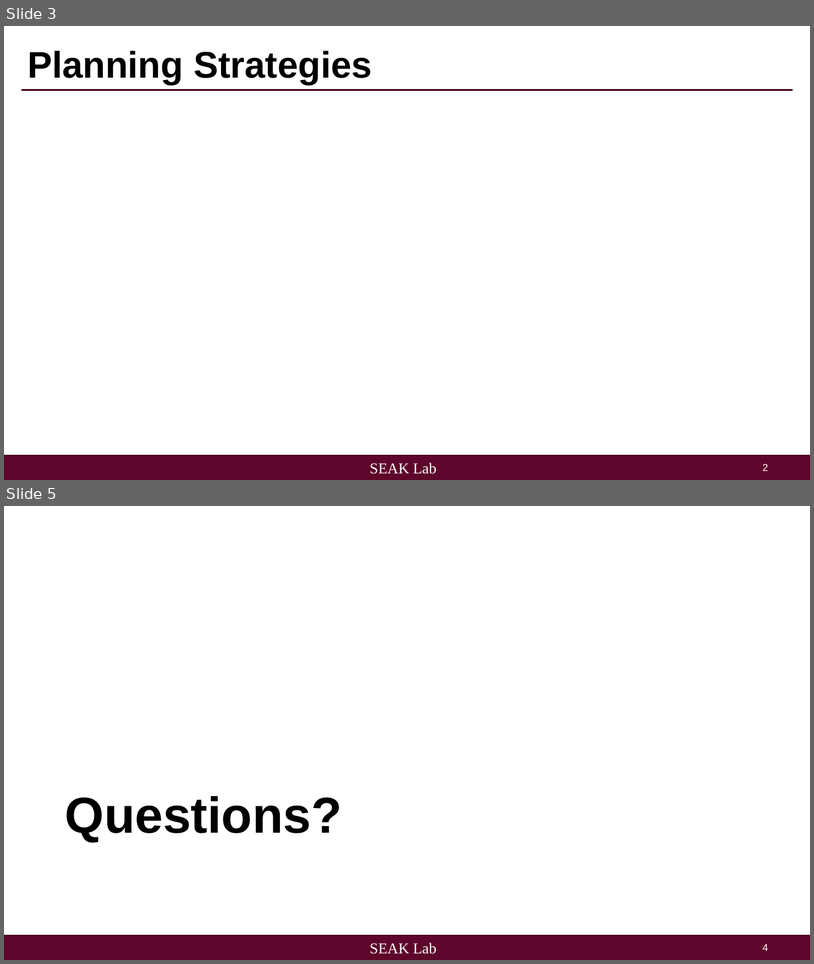
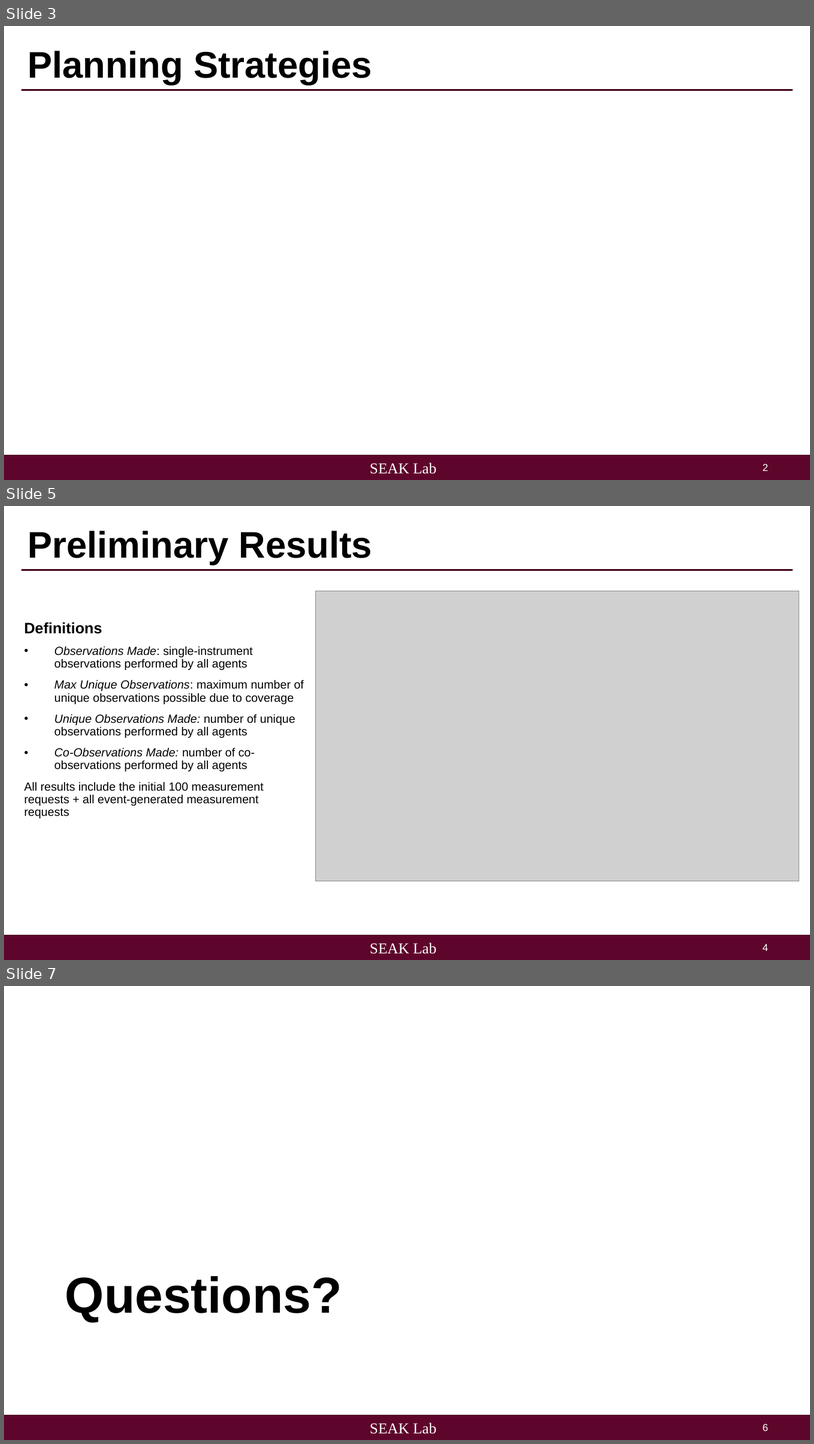
Before and after one commit to seakers/3dchess, a slide deck: chess3d/docs/slides/reduced_scenario_2.pptx. Shown one above the other, each under a label of ours: slides 3 and 5 before the commit, slides 3, 5 and 7 after it; the slides between them are not shown. The pictures are 814x964 and 814x1444 pixels, drawn with LibreOffice and Linux fonts; fonts in the diff are those of the drawing; grey boxes stand for pictures; background and template pictures are left out. Boxes give left, top, right and bottom in pixels: in the first picture for what was removed or moved away, otherwise in the second. Text is boxed around its words. In the diff, an @@ line names an element or a change of style, - is before the commit and + after.

Commit message:
environment checks for access times during measurements

```diff
--- a/chess3d/docs/slides/reduced_scenario_2.pptx
+++ b/chess3d/docs/slides/reduced_scenario_2.pptx
@@ slide 5 added at [4,506,810,960], background #FFFFFF; not listed: 4 template elements that a slide beside it also shows @@
@@ title added at [27,531,372,564], 44 pt, text #000000, bold @@
+Preliminary Results
@@ picture added at [315,591,800,881] @@
@@ text added at [24,622,304,818], 14 pt, text #000000 @@
+Definitions
+• Observations Made: single-instrument observations performed by all agents
+• Max Unique Observations: maximum number of unique observations possible due to coverage
+• Unique Observations Made: number of unique observations performed by all agents
+• Co-Observations Made: number of co-observations performed by all agents
+All results include the initial 100 measurement requests + all event-generated measurement requests
@@ what was slide 5 is now slide 7 @@
@@ page number at [763,1423,768,1431]: text changed @@
-4
+6
```
Also in this commit, not shown: 2 other slides added, 1 slide removed, 21 other files.
